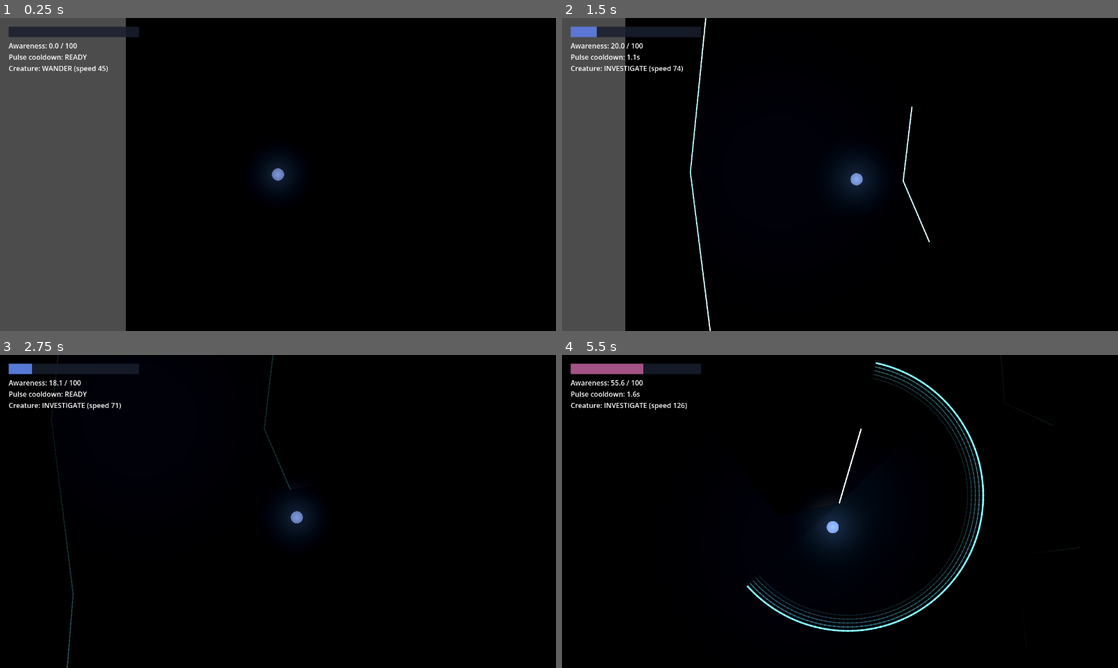
Above: before the commit, frames 1-4 (two rows, left to right).
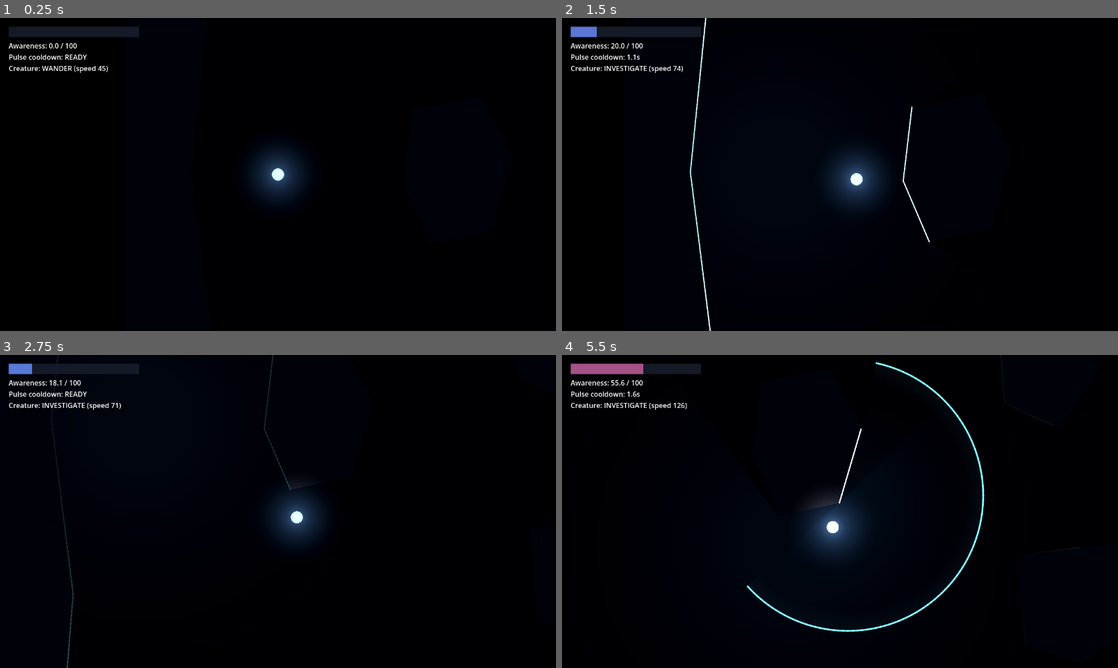
Above: after the commit, the same moments.

Repository: neij0/echo-game
Game: Godot game, scene res://scenes/main.tscn
The game is run twice, just before and just after one commit, with the same random seed, the same clock (stepped at 60 frames per second) and the same inputs.
Inputs:
- Up to frame 1 (0.25 s): no input
- Up to frame 2 (1.5 s): tap Enter at 0.5 s; hold D (move_right) 0.53-1.28 s; tap Space (pulse) at 0.6, 1.35 s; hold S (move_down) from 1.28 s (still down)
- Up to frame 3 (2.75 s): release S (move_down) at 2.03 s; hold D (move_right) from 2.03 s (still down); tap Space (pulse) at 2.1 s
- Up to frame 4 (5.5 s): release D (move_right) at 2.78 s; hold W (move_up) 2.78-3.53 s; tap Space (pulse) every 0.75 s from 2.85 to 5.1 s; hold A (move_left) 3.53-5.03 s; hold S (move_down) from 5.03 s (still down)

The runs differ from the first frame. In frame 1, 23% of the frame differs, in the area x 0-54%, y 0-100%; in frame 2, 12%; in frame 3, 0.8%; in frame 4, 1.9%.

Commit message:
Make the hidden creature readable, fix grey void, soften darkness and trail
- Creature warnings: positional procedural heartbeat that gets louder and
  faster from 500px, faint glowing eyes within 180px (line of sight), and
  the pulse echo follows it for 0.4s before freezing
- Grace (PlayerHealth, toggle): first touch knocks back, flashes the
  screen edges red and gives 1.5s invulnerability; a second touch within
  5s kills
- Fix the flat grey area beyond the outer walls: it was the default grey
  clear colour, now black
- Darkness script with exported ambient colour, slightly raised; player
  light energy 0.8 -> 1.6 so the floor is faintly visible around the player
- Wave afterglow is now one soft fading band instead of 4 rings

Co-Authored-By: Claude Opus 5.5 <noreply@anthropic.com>

Diff:
--- a/project.godot
+++ b/project.godot
@@ -64,4 +64,5 @@
 
 [rendering]
 
+environment/defaults/default_clear_color=Color(0, 0, 0, 1)
 viewport/hdr_2d=true
--- a/scenes/creature.tscn
+++ b/scenes/creature.tscn
@@ -1,7 +1,10 @@
-[gd_scene load_steps=5 format=3]
+[gd_scene load_steps=8 format=3]
 
 [ext_resource type="Script" path="res://scripts/creature.gd" id="1_script"]
 [ext_resource type="Script" path="res://scripts/creature_echo.gd" id="2_echo"]
+[ext_resource type="Script" path="res://scripts/creature_eyes.gd" id="3_eyes"]
+[ext_resource type="Script" path="res://scripts/creature_heartbeat.gd" id="4_heart"]
+[ext_resource type="AudioStream" path="res://assets/audio/creature_heartbeat.wav" id="5_heart_sound"]
 
 [sub_resource type="CircleShape2D" id="CircleShape2D_body"]
 radius = 20.0
@@ -30,3 +33,13 @@
 
 [node name="Echo" type="Node2D" parent="EchoLayer"]
 script = ExtResource("2_echo")
+
+[node name="Eyes" type="Node2D" parent="EchoLayer" node_paths=PackedStringArray("creature")]
+script = ExtResource("3_eyes")
+creature = NodePath("../..")
+
+[node name="Heartbeat" type="AudioStreamPlayer2D" parent="." node_paths=PackedStringArray("creature")]
+stream = ExtResource("5_heart_sound")
+max_polyphony = 2
+script = ExtResource("4_heart")
+creature = NodePath("..")
--- a/scenes/main.tscn
+++ b/scenes/main.tscn
@@ -12,6 +12,8 @@
 [ext_resource type="Script" path="res://scripts/sonar_audio.gd" id="10_audio"]
 [ext_resource type="AudioStream" path="res://assets/audio/sonar_ping.wav" id="11_ping"]
 [ext_resource type="AudioStream" path="res://assets/audio/sonar_tick.wav" id="12_tick"]
+[ext_resource type="Script" path="res://scripts/darkness.gd" id="13_darkness"]
+[ext_resource type="Script" path="res://scripts/hurt_vignette.gd" id="14_vignette"]
 
 [node name="Main" type="Node2D" node_paths=PackedStringArray("player", "awareness", "creature")]
 script = ExtResource("1_main")
@@ -20,7 +22,8 @@
 creature = NodePath("Creature")
 
 [node name="Darkness" type="CanvasModulate" parent="."]
-color = Color(0.02, 0.03, 0.07, 1)
+color = Color(0.06, 0.08, 0.14, 1)
+script = ExtResource("13_darkness")
 
 [node name="Floor" type="Polygon2D" parent="."]
 color = Color(0.16, 0.22, 0.27, 1)
@@ -105,6 +108,17 @@
 player = NodePath("../Player")
 creature = NodePath("../Creature")
 
+[node name="HurtVignette" type="Control" parent="Hud" node_paths=PackedStringArray("health")]
+layout_mode = 3
+anchors_preset = 15
+anchor_right = 1.0
+anchor_bottom = 1.0
+grow_horizontal = 2
+grow_vertical = 2
+mouse_filter = 2
+script = ExtResource("14_vignette")
+health = NodePath("../../Player/Health")
+
 [node name="AwarenessBar" type="ProgressBar" parent="Hud"]
 offset_left = 20.0
 offset_top = 20.0
--- a/scenes/player.tscn
+++ b/scenes/player.tscn
@@ -1,9 +1,10 @@
-[gd_scene load_steps=8 format=3]
+[gd_scene load_steps=9 format=3]
 
 [ext_resource type="Script" path="res://scripts/player.gd" id="1_script"]
 [ext_resource type="PackedScene" path="res://scenes/pulse_ring.tscn" id="2_ring"]
 [ext_resource type="Script" path="res://scripts/player_body.gd" id="3_body"]
 [ext_resource type="Script" path="res://scripts/camera_shake.gd" id="4_shake"]
+[ext_resource type="Script" path="res://scripts/player_health.gd" id="5_health"]
 
 [sub_resource type="CircleShape2D" id="CircleShape2D_body"]
 radius = 14.0
@@ -35,10 +36,14 @@
 
 [node name="PlayerLight" type="PointLight2D" parent="."]
 color = Color(0.7, 0.8, 1, 1)
-energy = 0.8
+energy = 1.6
 texture = SubResource("GradientTexture2D_light")
 texture_scale = 0.9
 
 [node name="Camera2D" type="Camera2D" parent="."]
 position_smoothing_enabled = true
 script = ExtResource("4_shake")
+
+[node name="Health" type="Node" parent="." node_paths=PackedStringArray("player")]
+script = ExtResource("5_health")
+player = NodePath("..")
--- a/scripts/creature.gd
+++ b/scripts/creature.gd
@@ -1,7 +1,7 @@
 class_name Creature
 extends CharacterBody2D
 ## A deep-sea creature: wanders slowly, investigates the last pulse it heard.
-## Its speed scales with Depth Awareness. Touching the player restarts the scene.
+## Its speed scales with Depth Awareness. Touching the player hurts it (see PlayerHealth).
 
 enum State { WANDER, INVESTIGATE }
 
@@ -191,7 +191,7 @@
 
 func _on_hitbox_body_entered(body: Node2D) -> void:
 	if body == player and not _is_player_safe():
-		get_tree().reload_current_scene.call_deferred()
+		player.health.take_hit(global_position)
 
 
 func _draw() -> void:
--- a/scripts/creature_echo.gd
+++ b/scripts/creature_echo.gd
@@ -14,9 +14,9 @@
 ## Opacity of the filled body compared to its outline.
 @export_range(0.0, 1.0) var fill_alpha: float = 0.45
 @export var outline_width: float = 2.0
-## false = the echo stays where the creature was seen (a sonar snapshot).
-## true = the echo follows the creature while it fades.
-@export var follow_target: bool = false
+## Seconds the echo follows the creature before freezing where it was, so the
+## player can read which way it is moving. 0 = freeze immediately.
+@export var follow_time: float = 0.4
 
 var _target: Node2D
 var _radius: float = 0.0
@@ -35,7 +35,7 @@
 	if _time_left <= 0.0:
 		return
 	_time_left = maxf(_time_left - delta, 0.0)
-	if follow_target and is_instance_valid(_target):
+	if fade_time - _time_left <= follow_time and is_instance_valid(_target):
 		global_position = _target.global_position
 	queue_redraw()
 
--- /dev/null
+++ b/scripts/creature_eyes.gd
@@ -0,0 +1,67 @@
+class_name CreatureEyes
+extends Node2D
+## Two faint glowing eyes that fade in when the hidden creature is very close to
+## the player (no pulse needed), looking where it is moving.
+## Must live on a CanvasLayer with follow_viewport_enabled, so the world's
+## CanvasModulate darkness does not dim it.
+
+@export var creature: Creature
+
+@export_group("Range")
+## Eyes start to fade in at this distance from the player...
+@export var show_distance: float = 180.0
+## ...and are fully visible at this distance.
+@export var full_distance: float = 110.0
+## Hide the eyes when a rock is between the creature and the player.
+@export var require_line_of_sight: bool = true
+@export_flags_2d_physics var wall_mask: int = 1
+
+@export_group("Look")
+@export var color: Color = Color(1.0, 0.75, 0.3)
+## HDR brightness multiplier (above 1.0 = blooms).
+@export var energy: float = 2.5
+## Maximum opacity, kept low so they stay "faint".
+@export_range(0.0, 1.0) var max_alpha: float = 0.6
+@export var eye_radius: float = 2.5
+## Distance between the two eyes.
+@export var eye_spacing: float = 9.0
+## How far forward from the creature's centre the eyes sit.
+@export var eye_forward: float = 9.0
+## How fast the eyes fade in/out (alpha per second).
+@export var fade_speed: float = 4.0
+
+var _alpha: float = 0.0
+var _visible_target: float = 0.0
+var _facing: Vector2 = Vector2.RIGHT
+
+
+func _physics_process(_delta: float) -> void:
+	if creature == null or creature.player == null:
+		return
+	var player_position: Vector2 = creature.player.global_position
+	var distance: float = creature.global_position.distance_to(player_position)
+	_visible_target = clampf((show_distance - distance) / (show_distance - full_distance), 0.0, 1.0)
+	if _visible_target > 0.0 and require_line_of_sight:
+		var query := PhysicsRayQueryParameters2D.create(creature.global_position, player_position, wall_mask)
+		if not get_world_2d().direct_space_state.intersect_ray(query).is_empty():
+			_visible_target = 0.0
+
+
+func _process(delta: float) -> void:
+	if creature == null:
+		return
+	global_position = creature.global_position
+	if creature.velocity.length() > 1.0:
+		_facing = creature.velocity.normalized()
+	_alpha = move_toward(_alpha, _visible_target, fade_speed * delta)
+	queue_redraw()
+
+
+func _draw() -> void:
+	if _alpha <= 0.0:
+		return
+	var glow := Color(color.r * energy, color.g * energy, color.b * energy, _alpha * max_alpha)
+	var side: Vector2 = _facing.orthogonal() * eye_spacing * 0.5
+	var forward: Vector2 = _facing * eye_forward
+	draw_circle(forward + side, eye_radius, glow)
+	draw_circle(forward - side, eye_radius, glow)
--- /dev/null
+++ b/scripts/creature_heartbeat.gd
@@ -0,0 +1,55 @@
+class_name CreatureHeartbeat
+extends AudioStreamPlayer2D
+## A low heartbeat that warns the player the hidden creature is near: it starts
+## at start_distance and gets louder and faster as the creature gets closer.
+## Positional (child of the creature), so the player hears which side it is on.
+
+@export var creature: Creature
+
+@export_group("Range")
+## The heartbeat starts when the creature is this close to the player.
+@export var start_distance: float = 500.0
+## At this distance (or closer) the heartbeat is at its loudest and fastest.
+@export var full_distance: float = 120.0
+
+@export_group("Beat")
+## Seconds between beats at start_distance.
+@export var far_interval: float = 1.3
+## Seconds between beats at full_distance.
+@export var near_interval: float = 0.42
+@export var far_volume_db: float = -30.0
+@export var near_volume_db: float = -3.0
+@export var far_pitch: float = 0.9
+@export var near_pitch: float = 1.1
+## Stereo panning strength (0 = no panning, 1 = Godot default, higher = wider).
+@export var panning: float = 1.5
+
+var _beat_timer: float = 0.0
+
+
+func _ready() -> void:
+	# Flat attenuation: volume is driven by closeness below, panning stays.
+	attenuation = 0.0
+	max_distance = start_distance * 3.0
+	panning_strength = panning
+
+
+func _process(delta: float) -> void:
+	if creature == null or creature.player == null:
+		return
+	var distance: float = creature.global_position.distance_to(creature.player.global_position)
+	if distance > start_distance:
+		_beat_timer = 0.0
+		return
+	var closeness: float = get_closeness(distance)
+	volume_db = lerpf(far_volume_db, near_volume_db, closeness)
+	pitch_scale = lerpf(far_pitch, near_pitch, closeness)
+	_beat_timer -= delta
+	if _beat_timer <= 0.0:
+		play()
+		_beat_timer = lerpf(far_interval, near_interval, closeness)
+
+
+## 0 at start_distance, 1 at full_distance or closer.
+func get_closeness(distance: float) -> float:
+	return clampf((start_distance - distance) / (start_distance - full_distance), 0.0, 1.0)
--- /dev/null
+++ b/scripts/darkness.gd
@@ -0,0 +1,12 @@
+class_name Darkness
+extends CanvasModulate
+## The base darkness of the world: everything not lit by a light is multiplied
+## by this colour. Brighter = the floor shows a little inside lights, but areas
+## far from any light also get less black. How much floor shows around the
+## player depends mostly on the PlayerLight energy (player.tscn).
+
+@export var ambient_color: Color = Color(0.06, 0.08, 0.14)
+
+
+func _ready() -> void:
+	color = ambient_color
--- /dev/null
+++ b/scripts/hurt_vignette.gd
@@ -0,0 +1,50 @@
+class_name HurtVignette
+extends Control
+## Flashes the screen edges red when the player takes a non-lethal hit.
+
+@export var health: PlayerHealth
+@export var color: Color = Color(0.9, 0.05, 0.05)
+## Opacity of the edges right at the hit.
+@export_range(0.0, 1.0) var max_alpha: float = 0.7
+@export var fade_time: float = 0.6
+## 0-1: distance from the screen centre where the red starts (higher = thinner edge).
+@export_range(0.0, 1.0) var inner_radius: float = 0.55
+
+var _texture: GradientTexture2D
+var _time_left: float = 0.0
+
+
+func _ready() -> void:
+	set_anchors_preset(Control.PRESET_FULL_RECT)
+	mouse_filter = Control.MOUSE_FILTER_IGNORE
+
+	var gradient := Gradient.new()
+	gradient.offsets = PackedFloat32Array([0.0, inner_radius, 1.0])
+	gradient.colors = PackedColorArray([Color(color, 0.0), Color(color, 0.0), color])
+	_texture = GradientTexture2D.new()
+	_texture.gradient = gradient
+	_texture.fill = GradientTexture2D.FILL_RADIAL
+	_texture.fill_from = Vector2(0.5, 0.5)
+	_texture.fill_to = Vector2(1.0, 0.5)
+
+	if health:
+		health.hurt.connect(_on_hurt)
+
+
+func _on_hurt() -> void:
+	_time_left = fade_time
+	queue_redraw()
+
+
+func _process(delta: float) -> void:
+	if _time_left <= 0.0:
+		return
+	_time_left = maxf(_time_left - delta, 0.0)
+	queue_redraw()
+
+
+func _draw() -> void:
+	if _time_left <= 0.0:
+		return
+	var alpha: float = max_alpha * _time_left / fade_time
+	draw_texture_rect(_texture, Rect2(Vector2.ZERO, size), false, Color(1.0, 1.0, 1.0, alpha))
--- a/scripts/player.gd
+++ b/scripts/player.gd
@@ -16,7 +16,15 @@
 @export var pulse_ring_scene: PackedScene
 @export var pulse_cooldown: float = 2.0
 
+@export_group("Knockback")
+## Seconds after a knockback during which max_speed is not applied, so the
+## push can be faster than normal swimming. Drag still slows it down.
+@export var knockback_time: float = 0.25
+
 var pulse_cooldown_left: float = 0.0
+var _knockback_left: float = 0.0
+
+@onready var health: PlayerHealth = $Health
 
 
 func _physics_process(delta: float) -> void:
@@ -26,9 +34,17 @@
 	# Frame-rate independent drag: weaker drag when gliding.
 	var current_drag: float = drag if input_dir != Vector2.ZERO else glide_drag
 	velocity *= exp(-current_drag * delta)
-	velocity = velocity.limit_length(max_speed)
+	if _knockback_left > 0.0:
+		_knockback_left -= delta
+	else:
+		velocity = velocity.limit_length(max_speed)
 
 	move_and_slide()
+
+
+func knock_back(impulse: Vector2) -> void:
+	velocity = impulse
+	_knockback_left = knockback_time
 
 
 func _process(delta: float) -> void:
--- /dev/null
+++ b/scripts/player_health.gd
@@ -0,0 +1,44 @@
+class_name PlayerHealth
+extends Node
+## Decides what happens when a creature touches the player. With grace on, the
+## first touch only knocks the player back and gives a short invulnerability; a
+## second touch within second_hit_window kills. With grace off, any touch kills.
+
+## Emitted on a non-lethal hit (used for the red screen-edge flash).
+signal hurt
+signal died
+
+@export var player: Player
+## Off = the first touch kills (the old behaviour).
+@export var grace_enabled: bool = true
+@export var invulnerable_time: float = 1.5
+## A second touch within this many seconds of the first one kills.
+@export var second_hit_window: float = 5.0
+## Speed of the knockback push away from the creature.
+@export var knockback_speed: float = 650.0
+
+var _invulnerable_left: float = 0.0
+var _window_left: float = 0.0
+
+
+func _process(delta: float) -> void:
+	_invulnerable_left = maxf(_invulnerable_left - delta, 0.0)
+	_window_left = maxf(_window_left - delta, 0.0)
+
+
+func is_invulnerable() -> bool:
+	return _invulnerable_left > 0.0
+
+
+func take_hit(from_position: Vector2) -> void:
+	if is_invulnerable():
+		return
+	if not grace_enabled or _window_left > 0.0:
+		died.emit()
+		get_tree().reload_current_scene.call_deferred()
+		return
+	_invulnerable_left = invulnerable_time
+	_window_left = second_hit_window
+	if player:
+		player.knock_back(from_position.direction_to(player.global_position) * knockback_speed)
+	hurt.emit()
--- a/scripts/sonar_overlay.gd
+++ b/scripts/sonar_overlay.gd
@@ -29,14 +29,15 @@
 @export var ring_ray_count: int = 180
 
 @export_group("Afterglow Trail")
-## Number of faint rings drawn behind the front.
-@export var trail_count: int = 4
-## Distance in pixels between trail rings.
-@export var trail_spacing: float = 9.0
-## Opacity of the first trail ring compared to the front.
-@export_range(0.0, 1.0) var trail_alpha: float = 0.35
-## Width of the trail rings compared to the front.
-@export var trail_width_scale: float = 0.6
+## A single soft band right behind the front that fades towards the origin.
+@export var trail_enabled: bool = true
+## Length of the band in pixels behind the front.
+@export var trail_length: float = 45.0
+## Opacity of the band where it touches the front, compared to the front.
+@export_range(0.0, 1.0) var trail_alpha: float = 0.1
+## Brightness multiplier of the band. Kept at 1.0 (no bloom) so it stays soft;
+## in HDR even low alpha with a high energy looks very bright.
+@export var trail_energy: float = 1.0
 
 @export_group("Edges")
 ## Distance between outline sample points in pixels. Lower = smoother reveal, more raycasts.
@@ -288,16 +289,9 @@
 		var t: float = pow(wave.progress_at(_time), ring_fade_power)
 		var width: float = lerpf(ring_start_width, ring_end_width, t)
 		var alpha: float = lerpf(1.0, ring_end_alpha, t) * ring_color.a
+		if trail_enabled:
+			_draw_trail(wave, radius, _hdr(ring_color, trail_energy, alpha * trail_alpha))
 		_draw_ring(wave, radius, _hdr(ring_color, ring_energy, alpha), width)
-
-		# Faint afterglow rings following behind the front.
-		for k: int in range(1, trail_count + 1):
-			var trail_radius: float = radius - k * trail_spacing
-			if trail_radius <= 0.0:
-				break
-			var trail_fade: float = trail_alpha * (1.0 - float(k - 1) / trail_count)
-			var color: Color = _hdr(ring_color, ring_energy, alpha * trail_fade)
-			_draw_ring(wave, trail_radius, color, width * trail_width_scale)
 
 
 func _draw_ring(wave: Wave, radius: float, color: Color, width: float) -> void:
@@ -312,6 +306,31 @@
 		var a: Vector2 = wave.origin + Vector2.from_angle(TAU * i / count) * radius
 		var b: Vector2 = wave.origin + Vector2.from_angle(TAU * j / count) * radius
 		draw_line(a, b, color, width, true)
+
+
+## A soft band from the front back towards the origin: opaque at the front,
+## fully transparent trail_length pixels behind it.
+func _draw_trail(wave: Wave, radius: float, color: Color) -> void:
+	var inner: float = maxf(radius - trail_length, 0.0)
+	if radius <= inner:
+		return
+	var clear := Color(color, 0.0)
+	var colors := PackedColorArray([color, color, clear, clear])
+	var count: int = wave.hit_distances.size()
+	for i: int in count:
+		var j: int = (i + 1) % count
+		# Same as the front: no trail where a rock has already blocked the wave.
+		if radius > wave.hit_distances[i] or radius > wave.hit_distances[j]:
+			continue
+		var dir_a: Vector2 = Vector2.from_angle(TAU * i / count)
+		var dir_b: Vector2 = Vector2.from_angle(TAU * j / count)
+		var quad := PackedVector2Array([
+			wave.origin + dir_a * radius,
+			wave.origin + dir_b * radius,
+			wave.origin + dir_b * inner,
+			wave.origin + dir_a * inner,
+		])
+		draw_polygon(quad, colors)
 
 
 func _draw_sparks() -> void:
Not shown, added: assets/audio/creature_heartbeat.wav.import
Not shown: 1 places in scenes/main.tscn that only renumber resources
Not shown, added: scripts/creature_eyes.gd.uid
Not shown, added: scripts/creature_heartbeat.gd.uid
Not shown, added: scripts/darkness.gd.uid
Not shown, added: scripts/hurt_vignette.gd.uid
Not shown, added: scripts/player_health.gd.uid
Not shown, added: assets/audio/creature_heartbeat.wav
